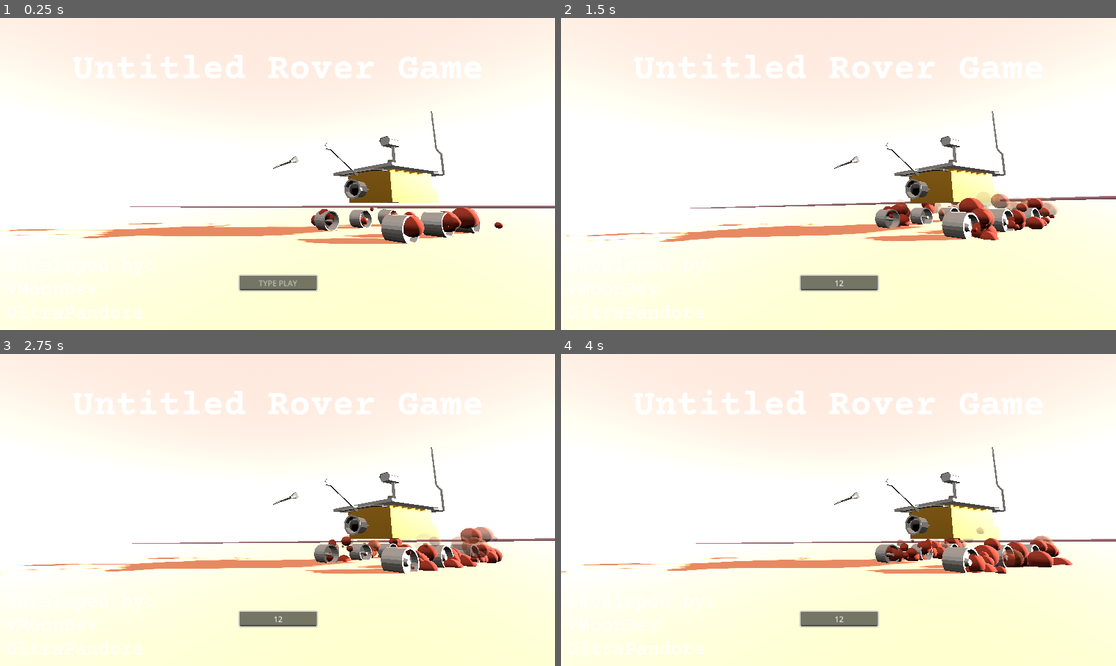
Above: before the commit, frames 1-4 (two rows, left to right).
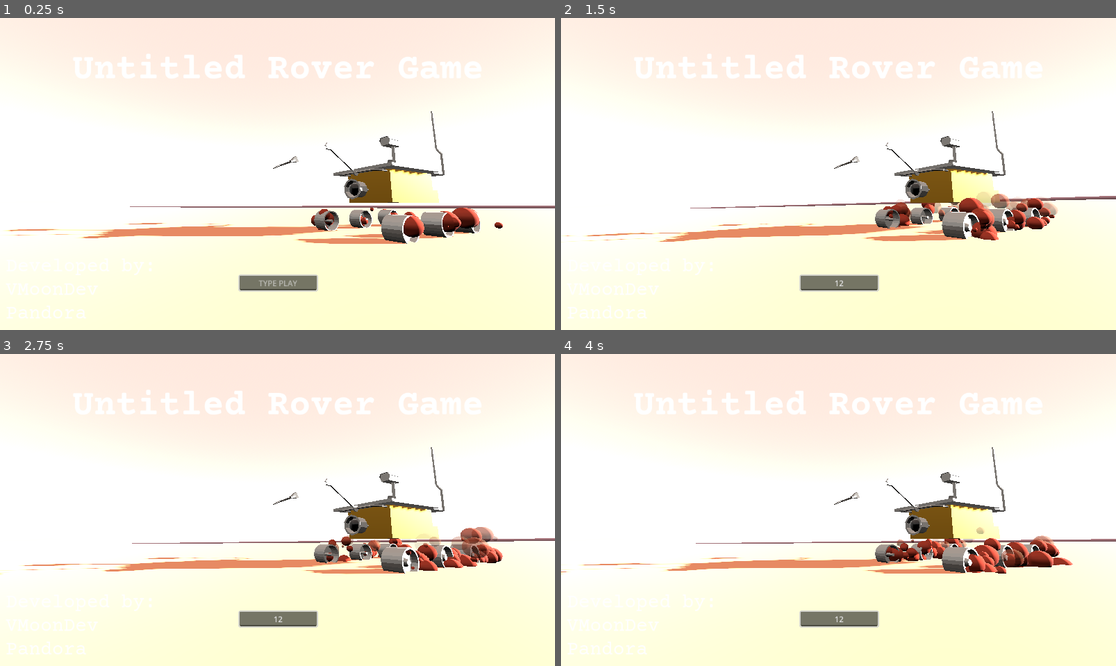
Above: after the commit, the same moments.

Repository: PandorasGit/RoverGame
Game: Godot game, scene res://MainMenu.tscn
The game is run twice, just before and just after one commit, with the same random seed, the same clock (stepped at 60 frames per second) and the same inputs.
Inputs (mouse positions are in pixels of both pictures, inside the frame that each line leads up to):
- Up to frame 1 (0.25 s): no input
- Up to frame 2 (1.5 s): click (838, 283) at 0.52 s; type "12" at 0.6 s
- Up to frame 3 (2.75 s): no input
- Up to frame 4 (4 s): no input

The runs differ from the first frame. In frame 1, 0.2% of the frame differs, in the area x 1-26%, y 92-97%; in frame 2, 0.2%; in frame 3, 0.2%; in frame 4, 0.2%.

Commit message:
Fix credits

Diff:
--- a/project/MainMenu.tscn
+++ b/project/MainMenu.tscn
@@ -59,7 +59,7 @@
 theme_override_font_sizes/font_size = 40
 text = "Developed by:
 	VMoonDev
-	UltraPandora"
+	Pandora"
 
 [node name="DevRoom" parent="." instance=ExtResource("2_ewa1h")]
 
